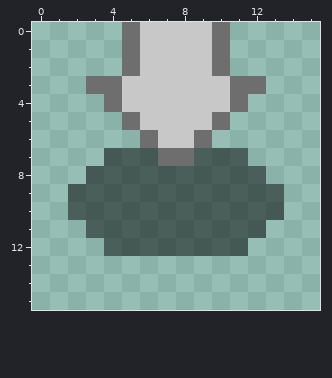
Two versions of one pixel-art sprite, res/ui/preview_arrow.png. The picture above is the old version.
The file is 16x16 pixels.
After:
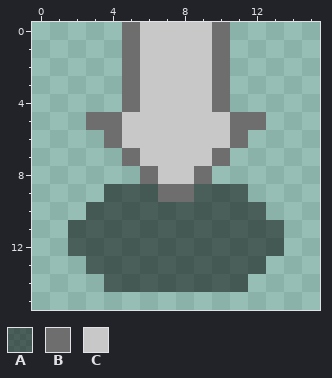
Palette (. is transparent): A #0000007f  B #6e6e6e  C #c8c8c8
The commit says: Break bottom border of the preview frame
Diff:
y 3: x 3..5 BBC -> ..B; x 10..12 CBB -> B..
y 4: x 4..5 BC -> .B; x 10..11 CB -> B.
y 5: x 3..5 ..B -> BBC; x 10..12 B.. -> CBB
y 6: x 4..6 ..B -> BCC; x 9..11 B.. -> CCB
y 7: x 4..11 AAABBAAA -> .BCCCCB.
y 8: x 3..12 AAAAAAAAAA -> ...BCCB...
y 9: x 2..3 AA -> ..; x 7..8 AA -> BB; x 12..13 AA -> ..
y 10: x 2 A -> .; x 13 A -> .
y 11: x 2 . -> A; x 13 . -> A
y 12: x 2..3 .. -> AA; x 12..13 .. -> AA
y 13: x 3..12 .......... -> AAAAAAAAAA
y 14: x 4..11 ........ -> AAAAAAAA
Where, in picture pixels (left, top, right, bottom), the same in both pictures:
changed: (68, 76, 284, 292)
